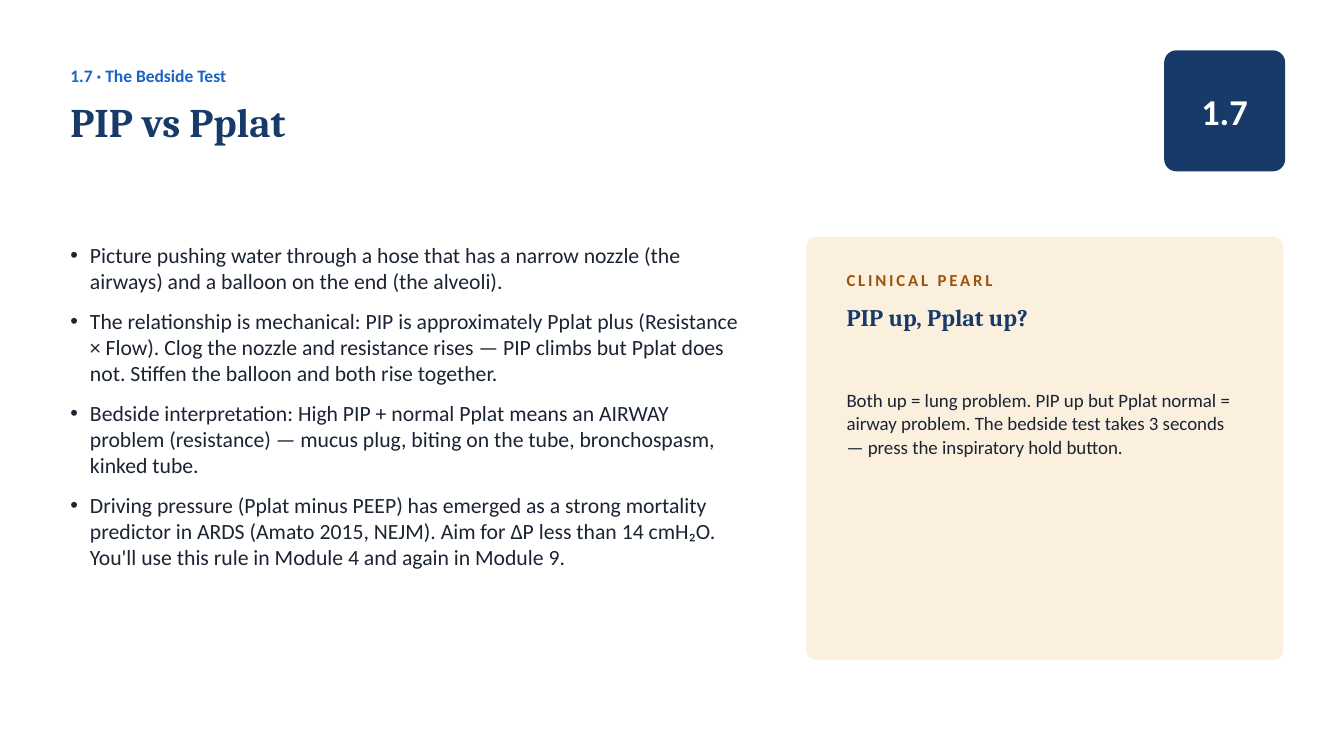
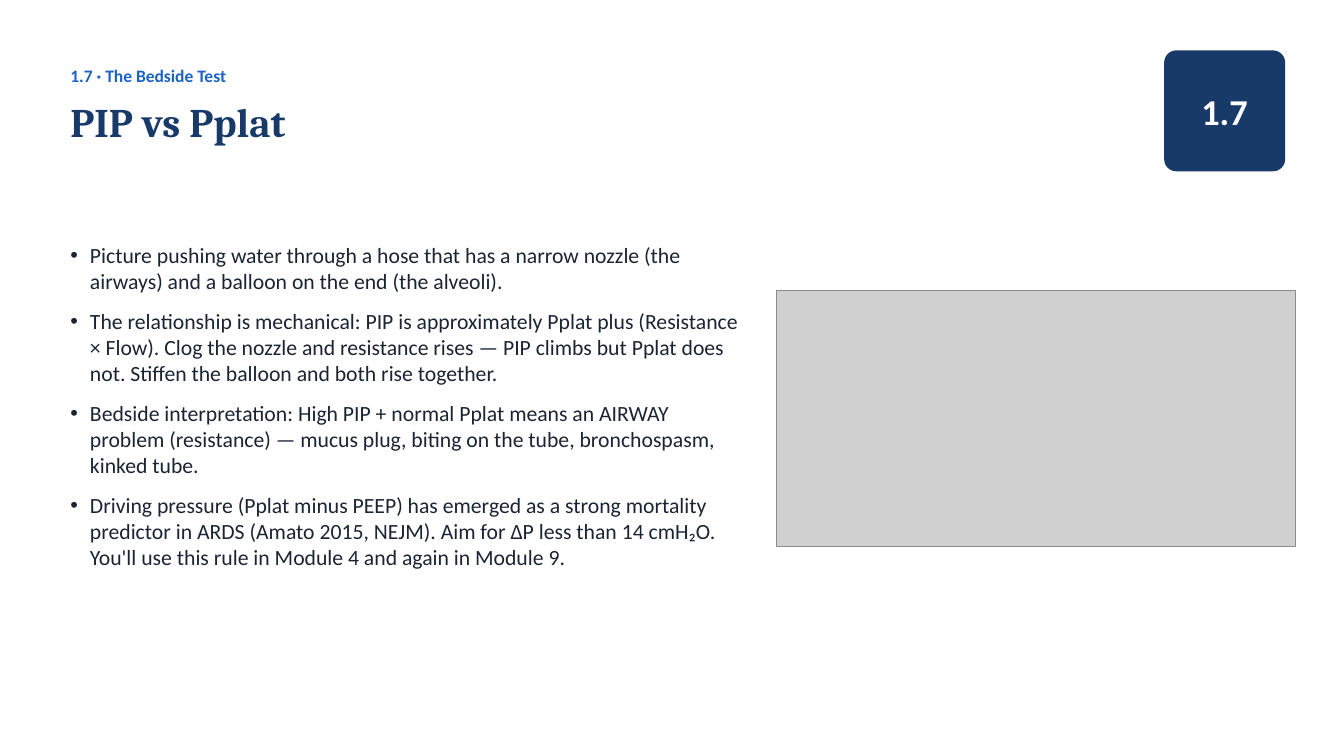
Before and after one commit to amr-kc-protocols/amr-kc-protocols, a slide deck: slide 11 of vta/slides/Ventilator_Academy_Full_Course.pptx. Drawn at 1344x756 pixels with LibreOffice and Linux fonts; fonts in the diff are those of the drawing; grey boxes stand for pictures. Boxes give left, top, right and bottom in pixels: in the first picture for what was removed or moved away, otherwise in the second. Text is boxed around its words. In the diff, an @@ line names an element or a change of style, - is before the commit and + after.

```diff
--- a/vta/slides/Ventilator_Academy_Full_Course.pptx
+++ b/vta/slides/Ventilator_Academy_Full_Course.pptx
@@ rounded rectangle removed at bbox=[807, 237, 1284, 660] @@
@@ picture added at bbox=[776, 290, 1296, 546] @@
@@ text removed at bbox=[847, 275, 993, 286] @@
-CLINICAL PEARL
@@ text removed at bbox=[847, 309, 1028, 331] @@
-PIP up, Pplat up?
@@ text removed at bbox=[847, 394, 1225, 457] @@
-Both up = lung problem. PIP up but Pplat normal = airway problem. The bedside test takes 3 seconds — press the inspiratory hold button.
```
Also in this commit, not shown: 9 other slides changed, 16 other files.
